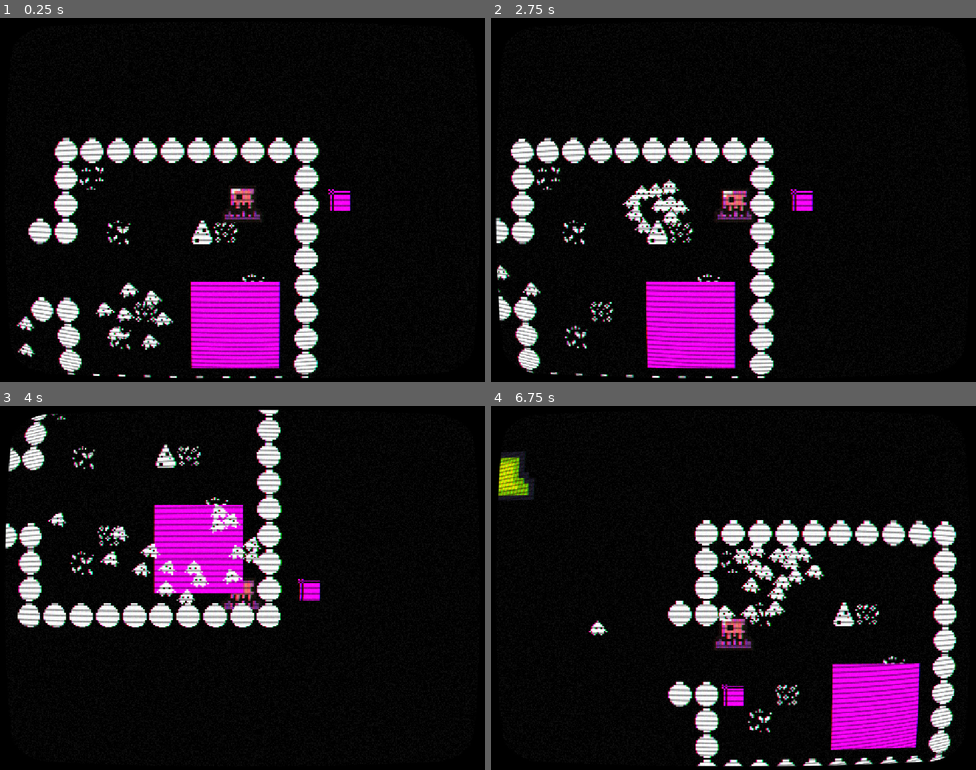
Above: before the commit, frames 1-4 (two rows, left to right).
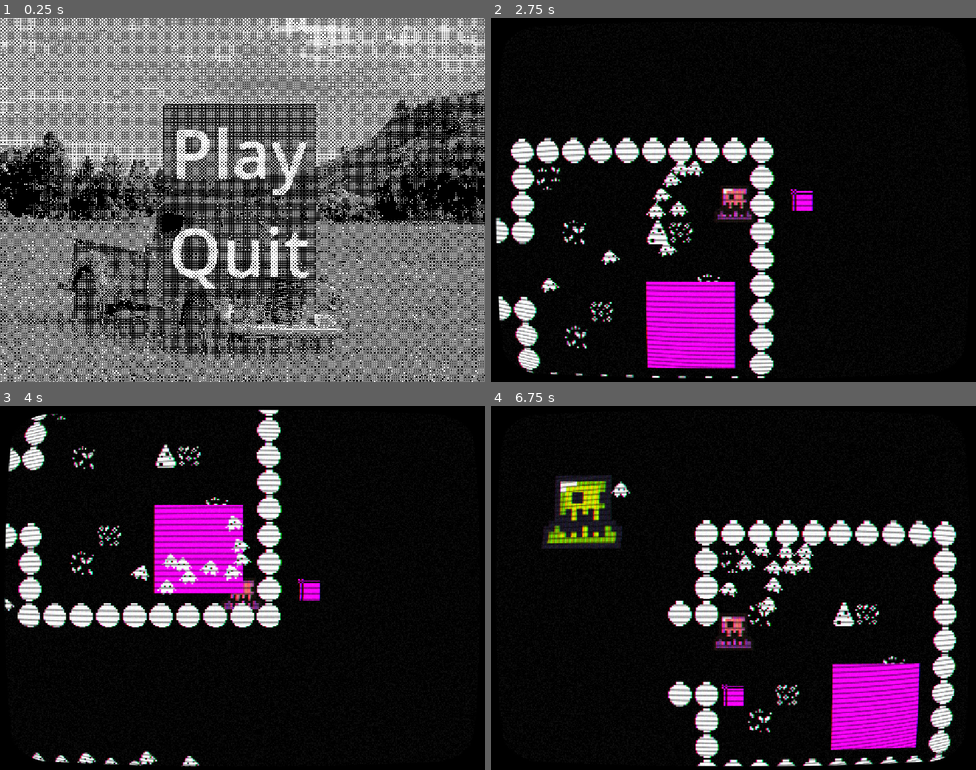
Above: after the commit, the same moments.

Repository: Octaniko/EnemyOfNone
Game: Godot game, scene res://scenes/main_menu/main_menu.tscn
Same seed, same stepped clock (60 frames per second), same inputs: the game is played once before the commit and once after it. Before the commit the project starts from res://scenes/world.tscn.
Inputs (mouse positions are in pixels of both pictures, inside the frame that each line leads up to):
- Up to frame 1 (0.25 s): no input
- Up to frame 2 (2.75 s): click (728, 301) at 0.52 s; click (728, 152) at 1.25 s, where only the run after the commit has a clickable "Play"; hold D (right) from 2.03 s (still down); hold Shift (recall) from 2.03 s (still down)
- Up to frame 3 (4 s): release D (right) at 2.78 s; release Shift (recall) at 2.78 s; hold S (down) 2.78-3.53 s; tap Space (rush) at 2.85 s; hold D (right) from 3.53 s (still down); hold Shift (recall) from 3.53 s (still down)
- Up to frame 4 (6.75 s): release D (right) at 4.28 s; release Shift (recall) at 4.28 s; hold W (up) 4.28-5.03 s; tap Space (rush) at 4.35, 5.85 s; hold Shift (recall) 5.03-5.78 s; hold A (left) 5.03-6.53 s; hold S (down) from 6.53 s (still down); hold Shift (recall) from 6.53 s (still down)

The runs differ from the first frame. In frame 1, 51% of the frame differs, in the area x 0-100%, y 0-100%; in frame 2, 1.8%; in frame 3, 2.3%; in frame 4, 5.2%.

Commit message:
feat: Add basic Main menu

Diff:
--- a/project.godot
+++ b/project.godot
@@ -11,7 +11,7 @@
 [application]
 
 config/name="1-Bit"
-run/main_scene="uid://srlmnfge160e"
+run/main_scene="uid://dxw7qtua04j2n"
 config/features=PackedStringArray("4.5", "GL Compatibility")
 
 [display]
--- a/scenes/entities/unit/unit.tscn
+++ b/scenes/entities/unit/unit.tscn
@@ -185,5 +185,6 @@
 shape = SubResource("CircleShape2D_p0kfm")
 
 [connection signal="velocity_computed" from="NavigationAgent2D" to="StateMachine/Follow" method="_on_navigation_agent_2d_velocity_computed"]
+[connection signal="body_entered" from="DetectionArea" to="StateMachine/Rush" method="_on_detection_area_body_entered"]
 [connection signal="body_entered" from="DetectionArea" to="StateMachine/Idle" method="_on_detection_area_body_entered"]
 [connection signal="body_exited" from="DetectionArea" to="StateMachine/Idle" method="_on_detection_area_body_exited"]
--- /dev/null
+++ b/scenes/main_menu/main_menu.gd
@@ -0,0 +1,9 @@
+extends VBoxContainer
+
+const WORLD = preload("uid://srlmnfge160e")
+
+func _on_play_button_pressed() -> void:
+	get_tree().change_scene_to_packed(WORLD)
+
+func _on_quit_button_pressed() -> void:
+	get_tree().quit()
--- /dev/null
+++ b/scenes/main_menu/main_menu.tscn
@@ -0,0 +1,68 @@
+[gd_scene load_steps=5 format=3 uid="uid://dxw7qtua04j2n"]
+
+[ext_resource type="Texture2D" uid="uid://dmoec6g8ef6ad" path="res://scenes/main_menu/truck_in_a_field.jpg" id="1_0ebjn"]
+[ext_resource type="Shader" uid="uid://dptgn8t6jmiik" path="res://assets/shaders/dithering.gdshader" id="2_ob46e"]
+[ext_resource type="Script" uid="uid://1w6i0axq4qb8" path="res://scenes/main_menu/main_menu.gd" id="3_ob46e"]
+
+[sub_resource type="ShaderMaterial" id="ShaderMaterial_uqeha"]
+shader = ExtResource("2_ob46e")
+shader_parameter/color_dark = Color(0, 0, 0, 1)
+shader_parameter/color_light = Color(1, 1, 1, 1)
+shader_parameter/dither_repeat = 1.0
+shader_parameter/dither_strength = 1.0
+shader_parameter/min_dither_brightness = 0.1
+shader_parameter/bayer_mode = 4
+
+[node name="MainMenu" type="Control"]
+layout_mode = 3
+anchors_preset = 0
+
+[node name="CanvasLayer" type="CanvasLayer" parent="."]
+
+[node name="TextureRect" type="TextureRect" parent="CanvasLayer"]
+offset_right = 1169.3334
+offset_bottom = 877.0
+size_flags_horizontal = 4
+size_flags_vertical = 4
+texture = ExtResource("1_0ebjn")
+
+[node name="VBoxContainer" type="VBoxContainer" parent="CanvasLayer"]
+anchors_preset = 8
+anchor_left = 0.5
+anchor_top = 0.5
+anchor_right = 0.5
+anchor_bottom = 0.5
+offset_left = -188.875
+offset_top = -81.0
+offset_right = 176.0
+offset_bottom = 100.0
+grow_horizontal = 2
+grow_vertical = 2
+size_flags_vertical = 3
+alignment = 1
+script = ExtResource("3_ob46e")
+
+[node name="PlayButton" type="Button" parent="CanvasLayer/VBoxContainer"]
+layout_mode = 2
+theme_override_font_sizes/font_size = 161
+text = "Play"
+
+[node name="QuitButton" type="Button" parent="CanvasLayer/VBoxContainer"]
+layout_mode = 2
+theme_override_font_sizes/font_size = 161
+text = "Quit"
+
+[node name="Button" type="Button" parent="CanvasLayer/VBoxContainer"]
+layout_mode = 2
+
+[node name="ColorRect" type="ColorRect" parent="CanvasLayer"]
+material = SubResource("ShaderMaterial_uqeha")
+anchors_preset = 15
+anchor_right = 1.0
+anchor_bottom = 1.0
+grow_horizontal = 2
+grow_vertical = 2
+mouse_filter = 2
+
+[connection signal="pressed" from="CanvasLayer/VBoxContainer/PlayButton" to="CanvasLayer/VBoxContainer" method="_on_play_button_pressed"]
+[connection signal="pressed" from="CanvasLayer/VBoxContainer/QuitButton" to="CanvasLayer/VBoxContainer" method="_on_quit_button_pressed"]
--- a/scenes/world.tscn
+++ b/scenes/world.tscn
@@ -1217,6 +1217,7 @@
 grow_vertical = 2
 
 [node name="Dithering" type="ColorRect" parent="ShaderOverlay"]
+visible = false
 material = SubResource("ShaderMaterial_jhx03")
 anchors_preset = 15
 anchor_right = 1.0
Not shown, added: scenes/main_menu/main_menu.gd.uid
Binary file added: scenes/main_menu/truck_in_a_field.jpg
Not shown, added: scenes/main_menu/truck_in_a_field.jpg.import
